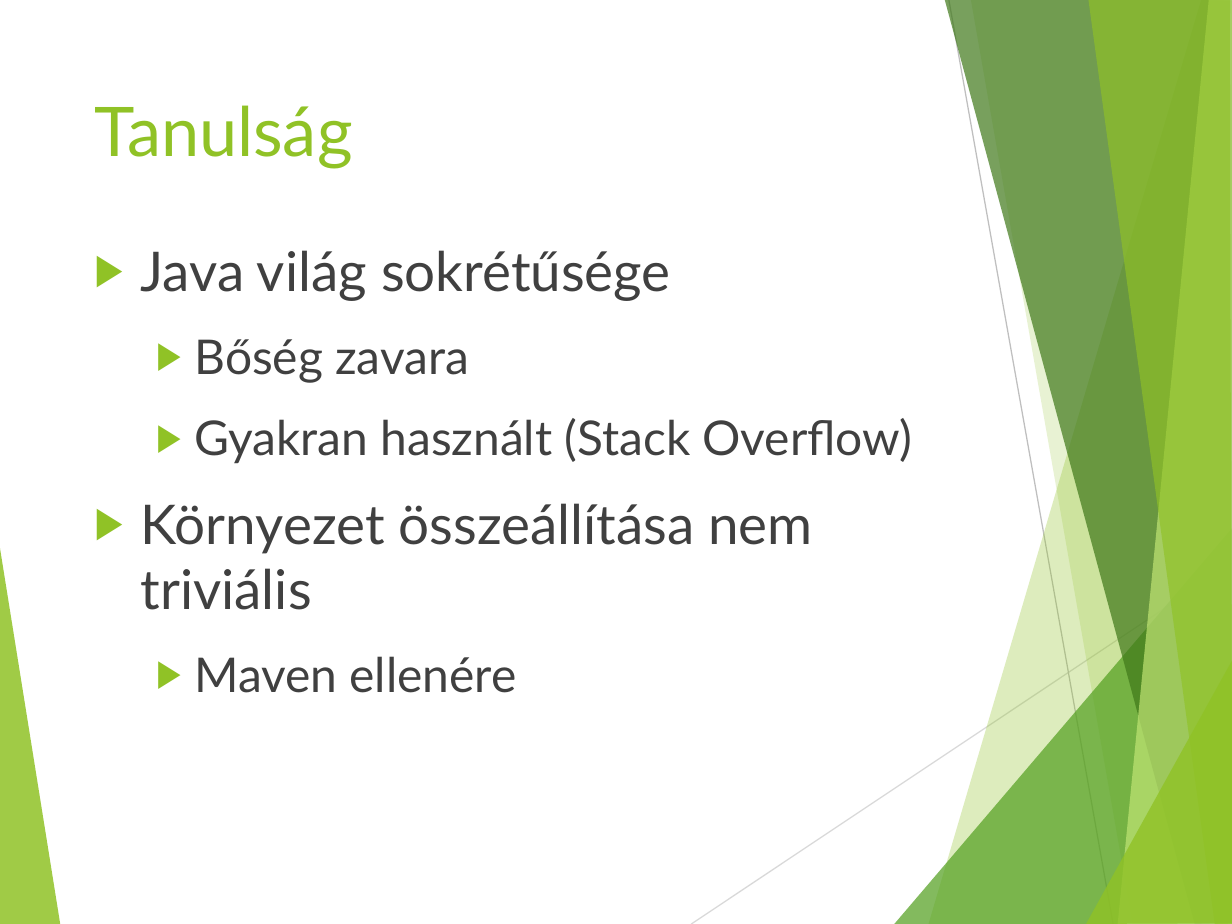
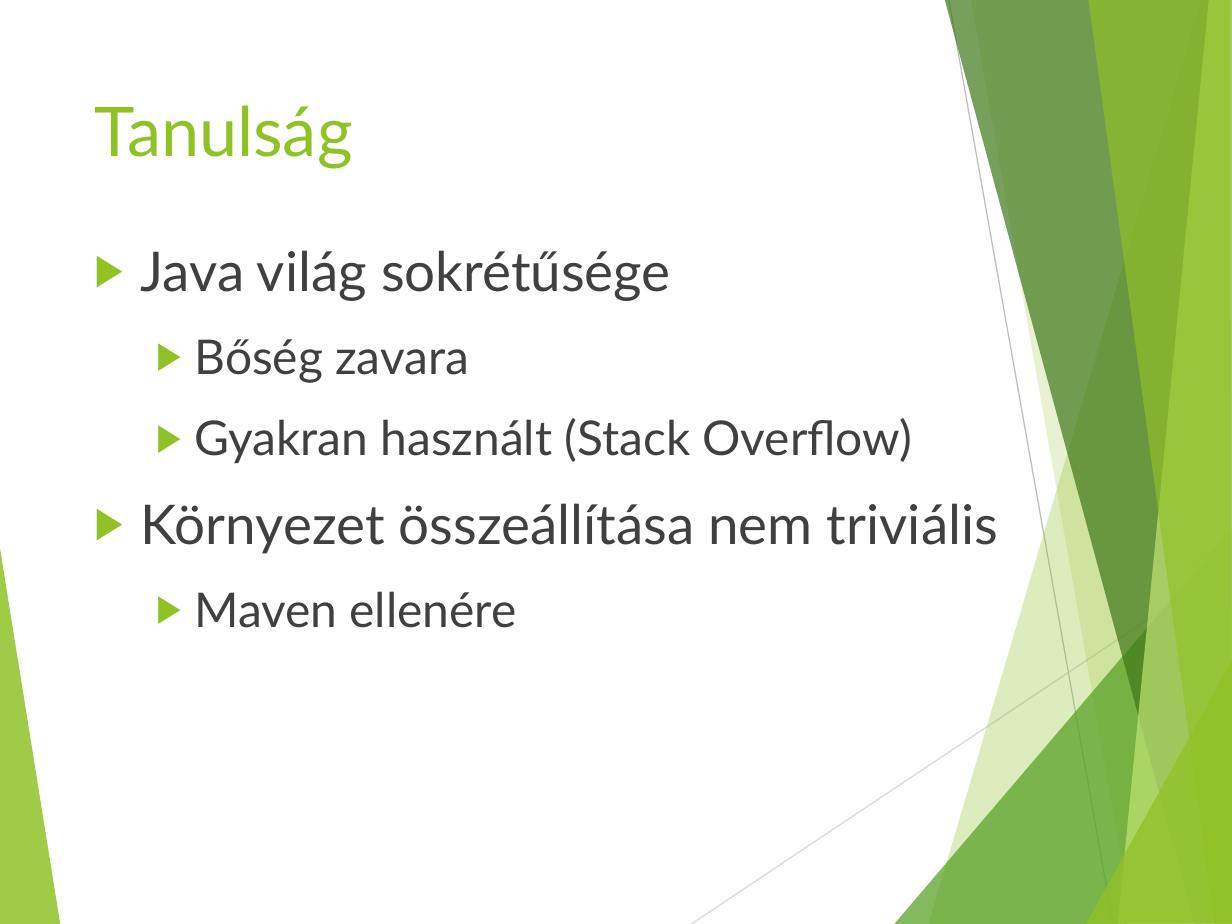
Before and after one commit to grbeni/software-architectures, a slide deck: slide 12 of soft-arch_GB_VK.pptx. Drawn at 1232x924 pixels with LibreOffice and Linux fonts; fonts in the diff are those of the drawing. Boxes give left, top, right and bottom in pixels: in the first picture for what was removed or moved away, otherwise in the second. Text is boxed around its words. In the diff, an @@ line names an element or a change of style, - is before the commit and + after.

```diff
--- a/soft-arch_GB_VK.pptx
+++ b/soft-arch_GB_VK.pptx
@@ text "Java világ sokrétűsége" rewrapped from [141,250,912,693] to [141,250,998,628] @@
```
Also in this commit, not shown: 3 other slides changed, 1 slide added.
